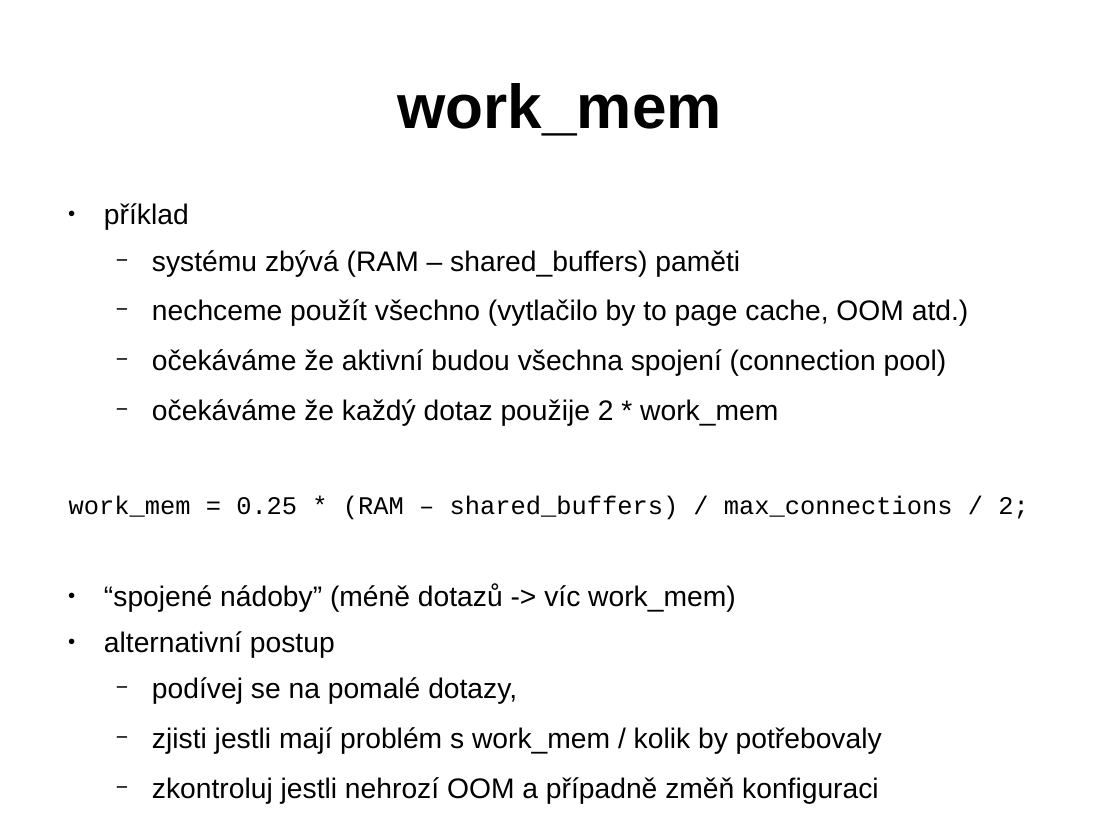
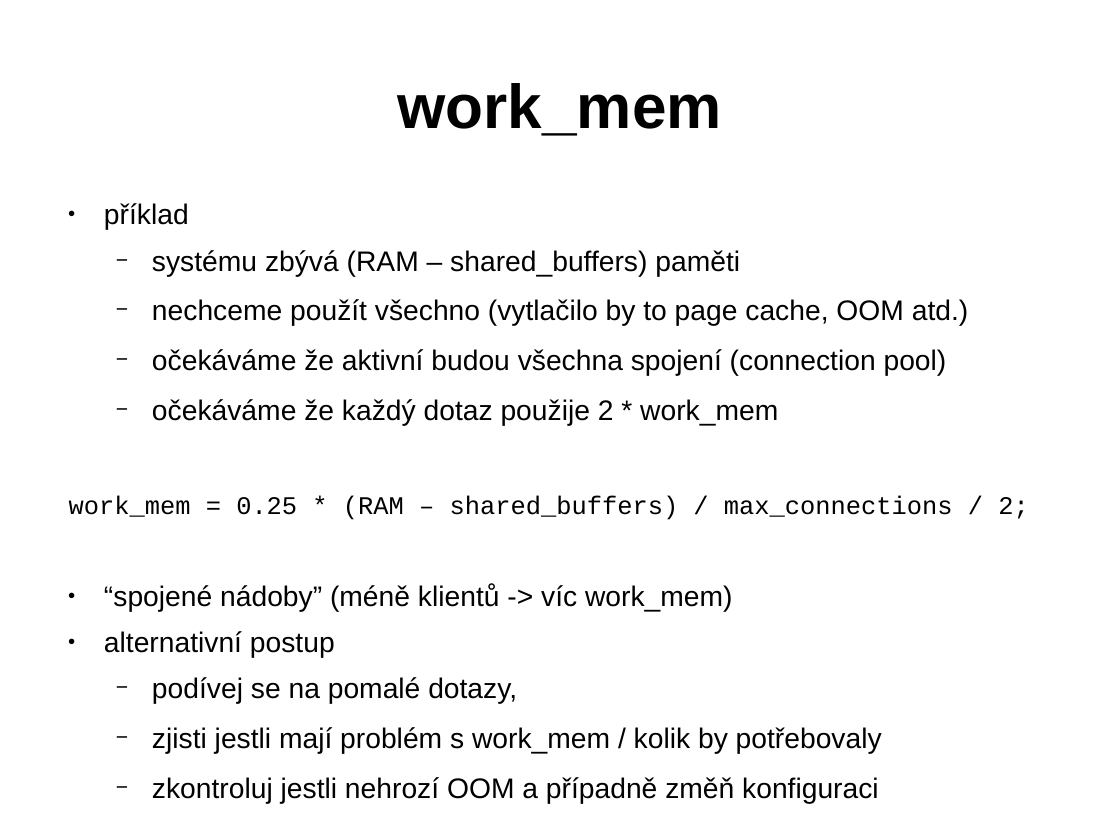
Before and after one commit to tvondra/perf_tuning_training, a slide deck: slide 12 of perf-tuning-training.odp (slide 11 before the commit). Drawn at 1120x840 pixels with LibreOffice and Linux fonts; fonts in the diff are those of the drawing. Boxes give left, top, right and bottom in pixels: in the first picture for what was removed or moved away, otherwise in the second. Text is boxed around its words. In the diff, an @@ line names an element or a change of style, - is before the commit and + after.

```diff
--- a/perf-tuning-training.odp
+++ b/perf-tuning-training.odp
@@ text at (104,584,733,612): text changed @@
-● “spojené nádoby” (méně dotazů -> víc work_mem)
+● “spojené nádoby” (méně klientů -> víc work_mem)
```
Also in this commit, not shown: 14 other slides changed, 2 slides added, 2 other files.
